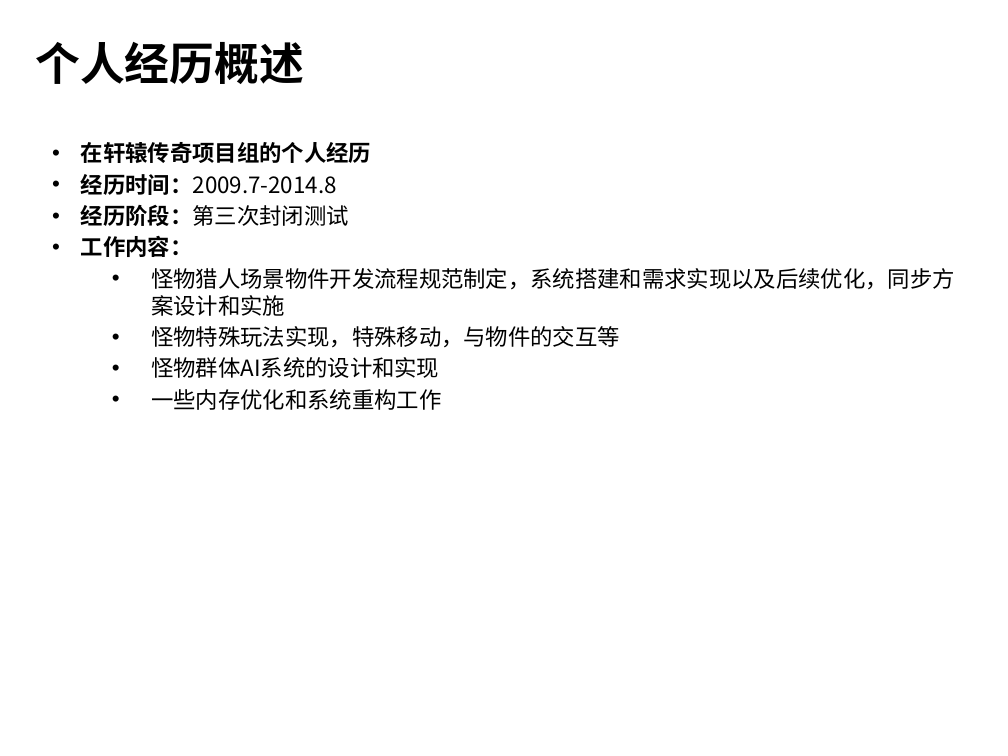
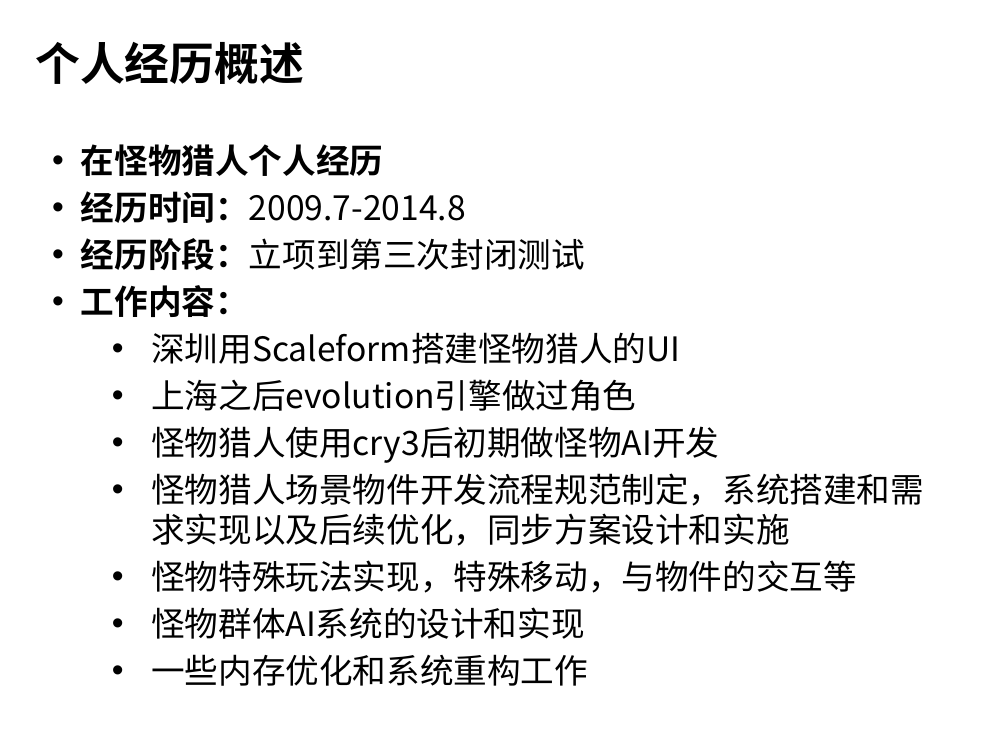
Before and after one commit to henryfung01/StreetFighter, a slide deck: slide 2 of Doc/whitebai.pptx. Drawn at 1008x756 pixels with LibreOffice and Linux fonts; fonts in the diff are those of the drawing; background and template pictures are left out. Boxes give left, top, right and bottom in pixels: in the first picture for what was removed or moved away, otherwise in the second. Text is boxed around its words. In the diff, an @@ line names an element or a change of style, - is before the commit and + after.

```diff
--- a/Doc/whitebai.pptx
+++ b/Doc/whitebai.pptx
@@ text at [81, 144, 383, 176]: text changed; size 16 to 24 pt @@
-• 在轩辕传奇项目组的个人经历
+• 在怪物猎人个人经历
@@ text at [81, 191, 924, 686]: size 16 to 24 pt in "经历时间：2009.7-2014.8", "工作内容：", "怪物猎人场景物件开发流程规范制定，系统搭建和需求实现以及后续优化，同步方案设计和实施", "怪物特殊玩法实现，特殊移动，与物件的交互等" and 2 more places; more space between paragraphs @@
@@ text at [81, 238, 585, 270]: text changed; size 16 to 24 pt @@
-• 经历阶段：第三次封闭测试
+• 经历阶段：立项到第三次封闭测试
@@ text at [151, 332, 719, 463]: paragraphs added @@
+  • 深圳用Scaleform搭建怪物猎人的UI
+  • 上海之后evolution引擎做过角色
+  • 怪物猎人使用cry3后初期做怪物AI开发
```
Also in this commit, not shown: 1 other slide changed, 9 slides added, 2 slides removed, 2 other files.
